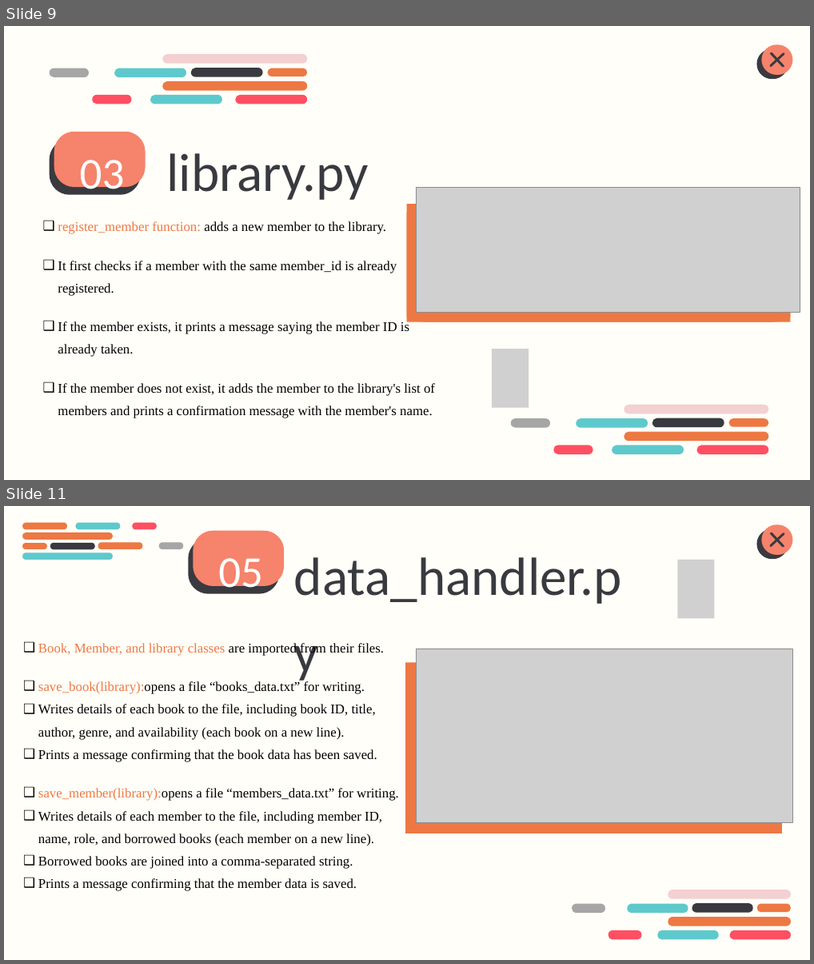
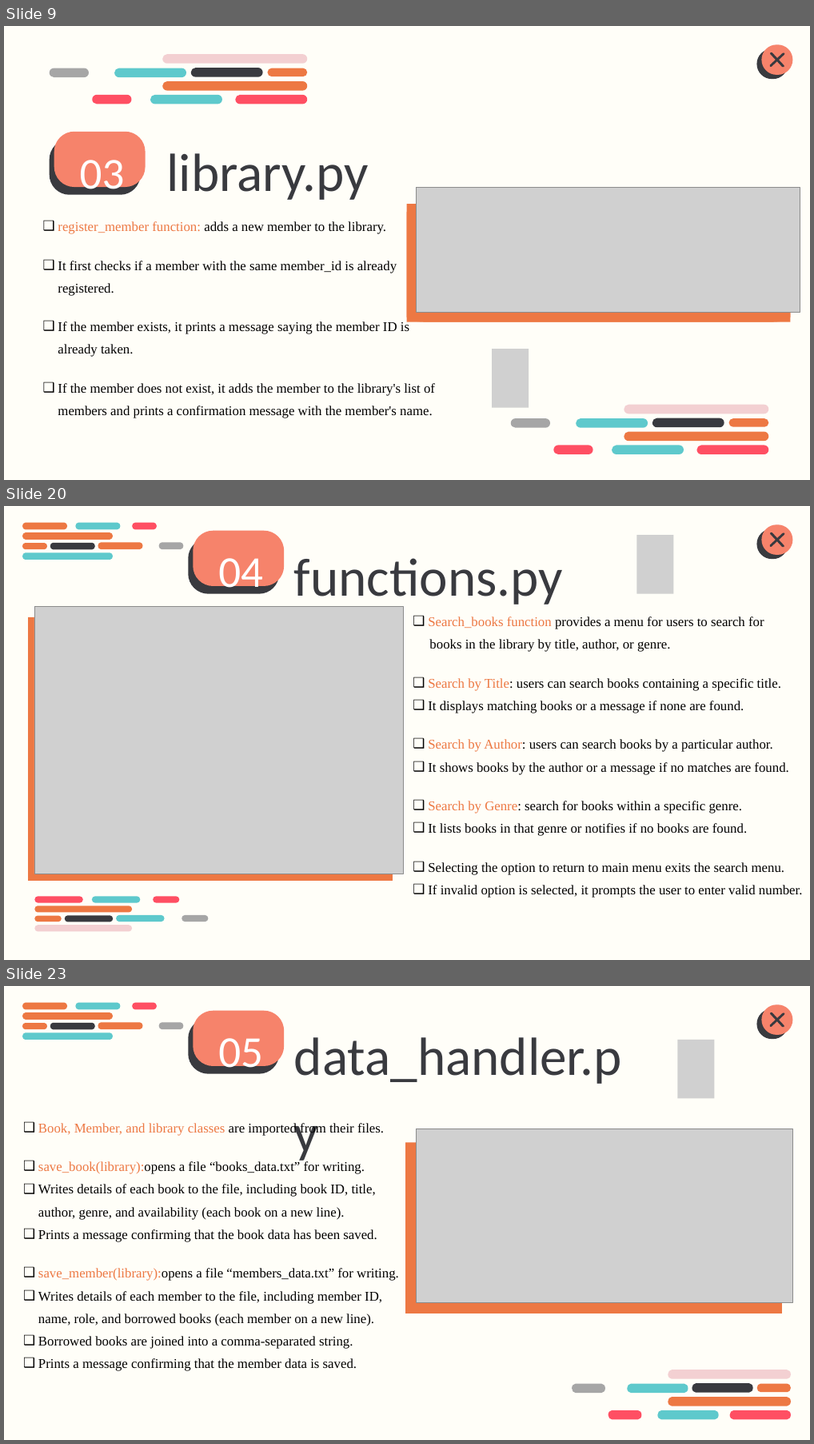
Before and after one commit to Mohamed-Salem-Ali/Library-Management-System, a slide deck: Library Console Management System.pptx. Shown one above the other, each under a label of ours: slides 9 and 11 before the commit, slides 9, 20 and 23 after it; the slides between them are not shown. The pictures are 814x964 and 814x1444 pixels, drawn with LibreOffice and Linux fonts; fonts in the diff are those of the drawing; grey boxes stand for pictures. Boxes give left, top, right and bottom in pixels: in the first picture for what was removed or moved away, otherwise in the second. Text is boxed around its words. In the diff, an @@ line names an element or a change of style, - is before the commit and + after.

```diff
--- a/Library Console Management System.pptx
+++ b/Library Console Management System.pptx
@@ slide 20 added at box(4, 506, 810, 960), background #FFFEF8 @@
@@ group added at box(22, 523, 183, 560): 9 freeform shapes @@
@@ freeform shape added at box(188, 538, 279, 593), fill #393A3F @@
@@ freeform shape added at box(193, 531, 284, 586), fill #F6836B @@
@@ picture added at box(637, 535, 674, 594) @@
@@ group added at box(757, 524, 793, 560): 4 freeform shapes @@
@@ text added at box(218, 558, 263, 598), 78.7 pt, text #FFFFFF @@
+04
@@ text added at box(294, 558, 563, 608), 96 pt, text #393A3F @@
+functions.py
@@ rectangle added at box(28, 617, 393, 880), fill #ED7843 @@
@@ picture added at box(34, 606, 403, 873) @@
@@ text added at box(428, 616, 803, 897), 24 pt, text #000000 @@
+❑ Search_books function provides a menu for users to search for
+books in the library by title, author, or genre.
+❑ Search by Title: users can search books containing a specific title.
+❑ It displays matching books or a message if none are found.
+❑ Search by Author: users can search books by a particular author.
+❑ It shows books by the author or a message if no matches are found.
+❑ Search by Genre: search for books within a specific genre.
+❑ It lists books in that genre or notifies if no books are found.
+❑ Selecting the option to return to main menu exits the search menu.
+❑ If invalid option is selected, it prompts the user to enter valid number.
@@ freeform shape added at box(28, 631, 393, 880), fill #ED7843 @@
@@ group added at box(34, 896, 209, 931): 9 freeform shapes @@
@@ what was slide 11 is now slide 23 @@
```
Also in this commit, not shown: 3 slides changed, 11 other slides added, 6 other files.
